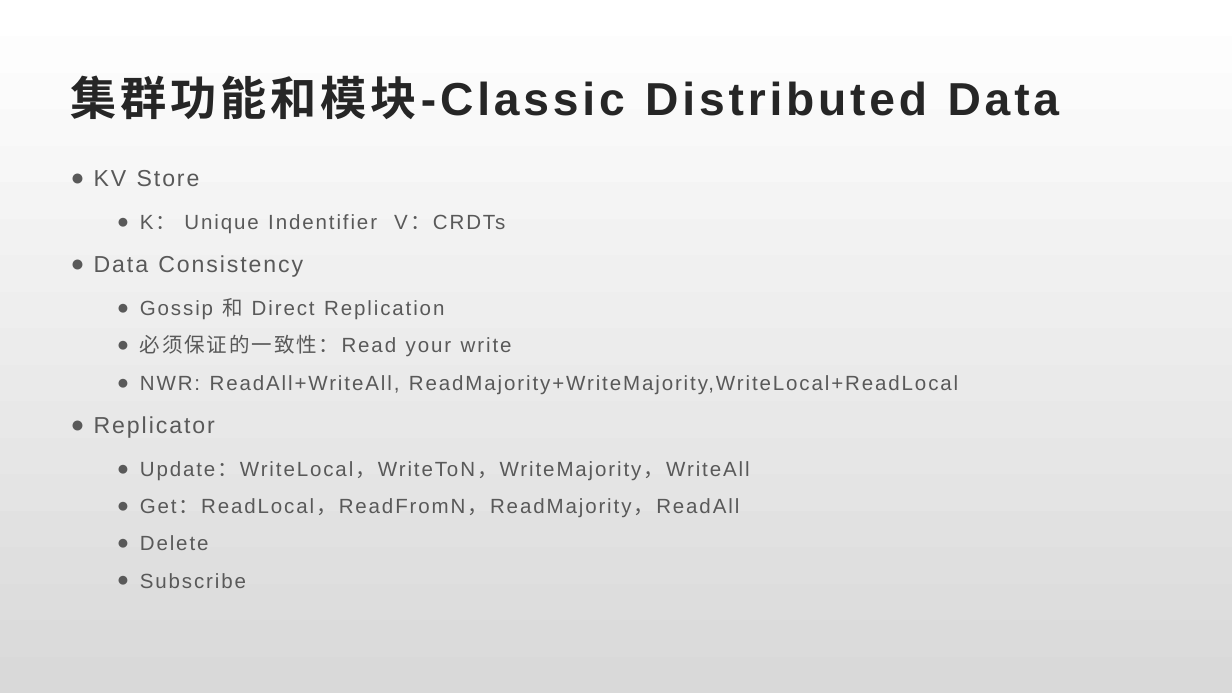
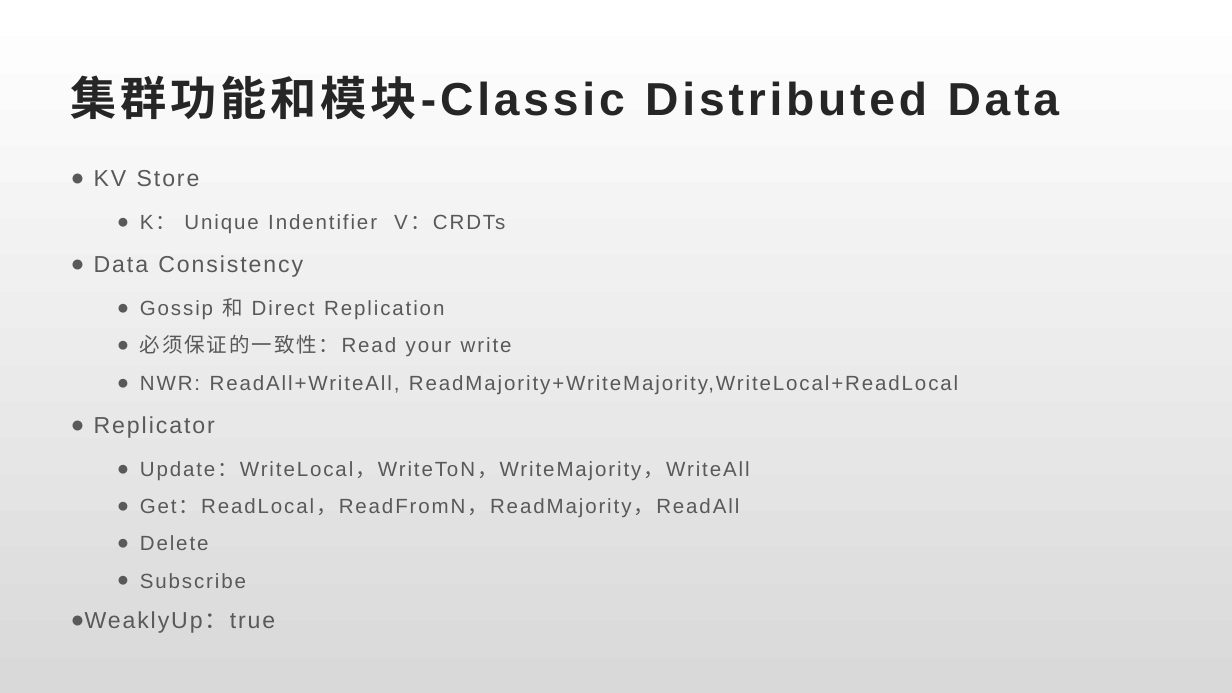
Before and after one commit to xiaozhiliaoo/my-slides, a slide deck: slide 10 of akka-classic-cluster.pptx. Drawn at 1232x693 pixels with LibreOffice and Linux fonts; fonts in the diff are those of the drawing. Boxes give left, top, right and bottom in pixels: in the first picture for what was removed or moved away, otherwise in the second. Text is boxed around its words. In the diff, an @@ line names an element or a change of style, - is before the commit and + after.

```diff
--- a/akka-classic-cluster.pptx
+++ b/akka-classic-cluster.pptx
@@ text at (71,611,276,633): paragraph added @@
+  ● WeaklyUp：true
```
Also in this commit, not shown: 4 other slides changed.
